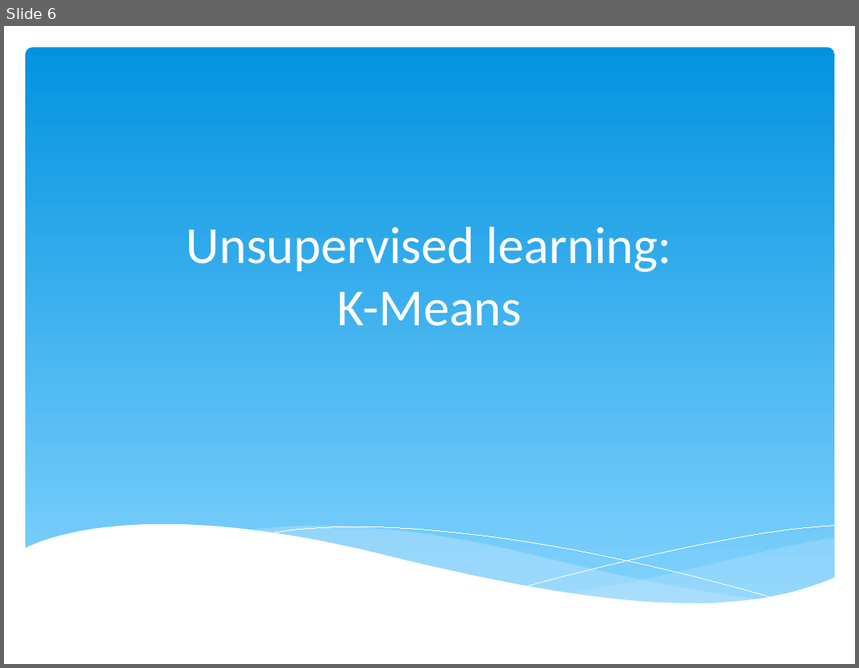
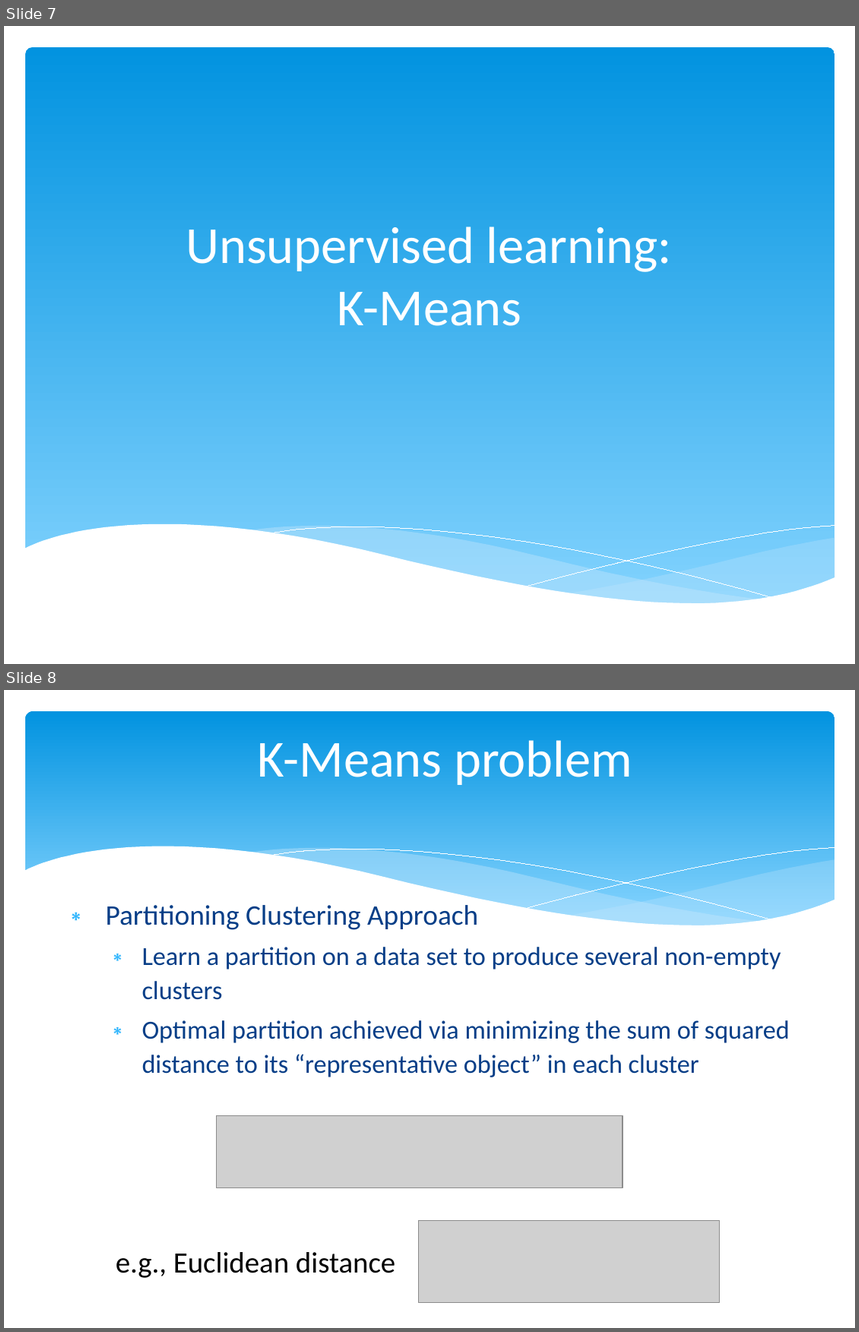
Before and after one commit to marcio-mourao/marcio-mourao.github.io, a slide deck: Machine_Learning.pptx. Shown one above the other, each under a label of ours: slide 6 before the commit, slides 7 and 8 after it. The pictures are 859x668 and 859x1332 pixels, drawn with LibreOffice and Linux fonts; fonts in the diff are those of the drawing; grey boxes stand for pictures. Boxes give left, top, right and bottom in pixels: in the first picture for what was removed or moved away, otherwise in the second. Text is boxed around its words. In the diff, an @@ line names an element or a change of style, - is before the commit and + after.

```diff
--- a/Machine_Learning.pptx
+++ b/Machine_Learning.pptx
@@ slide 8 added at [4, 690, 855, 1328], background #FFFFFF @@
@@ rounded rectangle added at [25, 711, 835, 941], fill gradient #0293E0 to #83D3FE @@
@@ title added at [257, 740, 633, 785], 44 pt, text #FFFFFF @@
+K-Means problem
@@ group added at [24, 847, 835, 970]: 5 freeform shapes @@
@@ text added at [106, 905, 790, 1078], 22 pt, text #073E87 @@
+∗ Partitioning Clustering Approach
+  ∗ Learn a partition on a data set to produce several non-empty clusters
+  ∗ Optimal partition achieved via minimizing the sum of squared distance to its “representative object” in each cluster
@@ picture added at [217, 1116, 623, 1188] @@
@@ picture added at [418, 1220, 719, 1303] @@
@@ text added at [116, 1252, 395, 1278], 25 pt, text #000000 @@
+e.g., Euclidean distance
@@ what was slide 6 is now slide 7 @@
```
Also in this commit, not shown: 17 slides changed, 3 other slides added, 4 other files.
